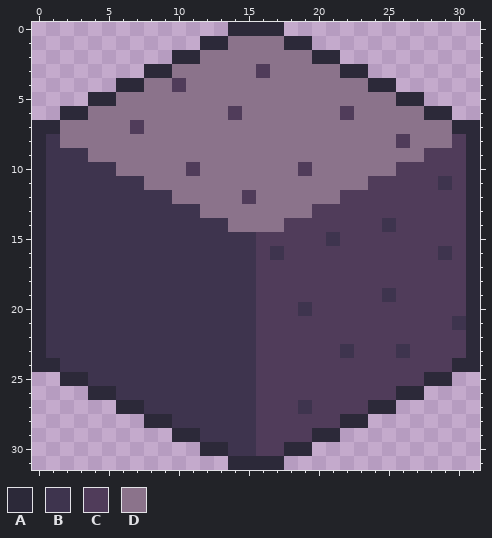
Pixel-art file: art work/test images/test tileset/blockOfRock.aseprite. The picture above was drawn from the file before the commit.
32x32 pixels, 1 frame.
Palette (. is transparent): A #2c2939  B #3e344e  C #503c5a  D #8b738b
New version:
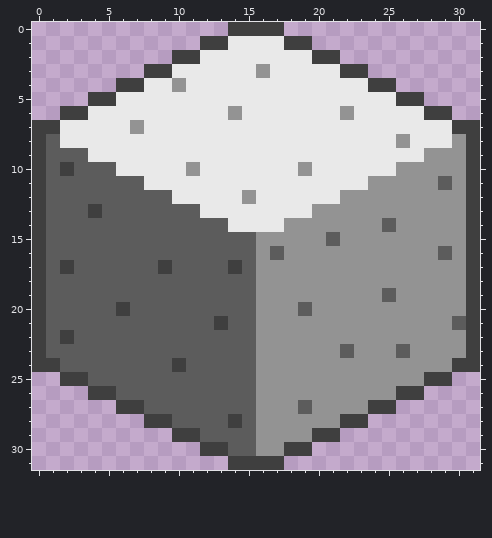
Diff:
colour A: #2c2939 -> #3f3f3f
colour B: #3e344e -> #5c5c5c
colour C: #503c5a -> #939393
colour D: #8b738b -> #e9e9e9
y 10: x 2 B -> A
y 13: x 4 B -> A
y 17: x 2 B -> A; x 9 B -> A; x 14 B -> A
y 20: x 6 B -> A
y 21: x 13 B -> A
y 22: x 2 B -> A
y 24: x 10 B -> A
y 28: x 14 B -> A
Where, in picture pixels (left, top, right, bottom), the same in both pictures:
changed: (32, 22, 480, 470)
